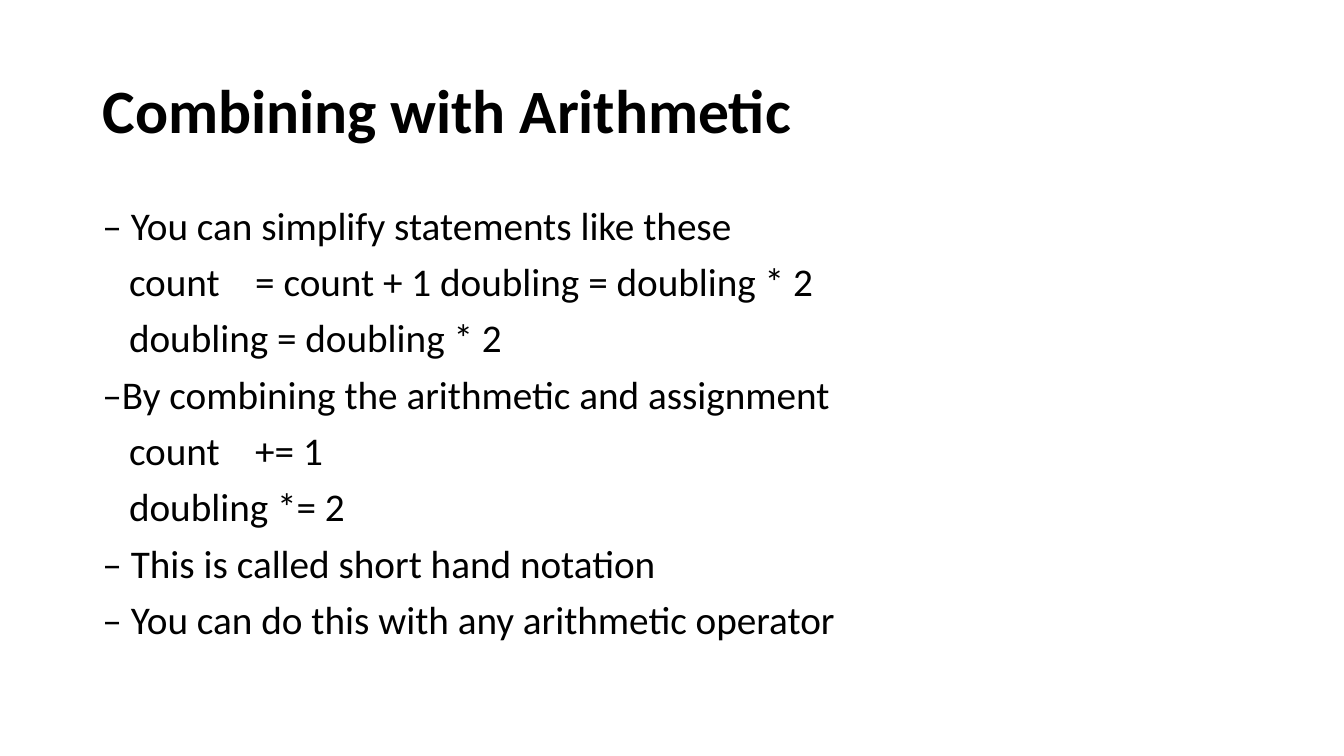
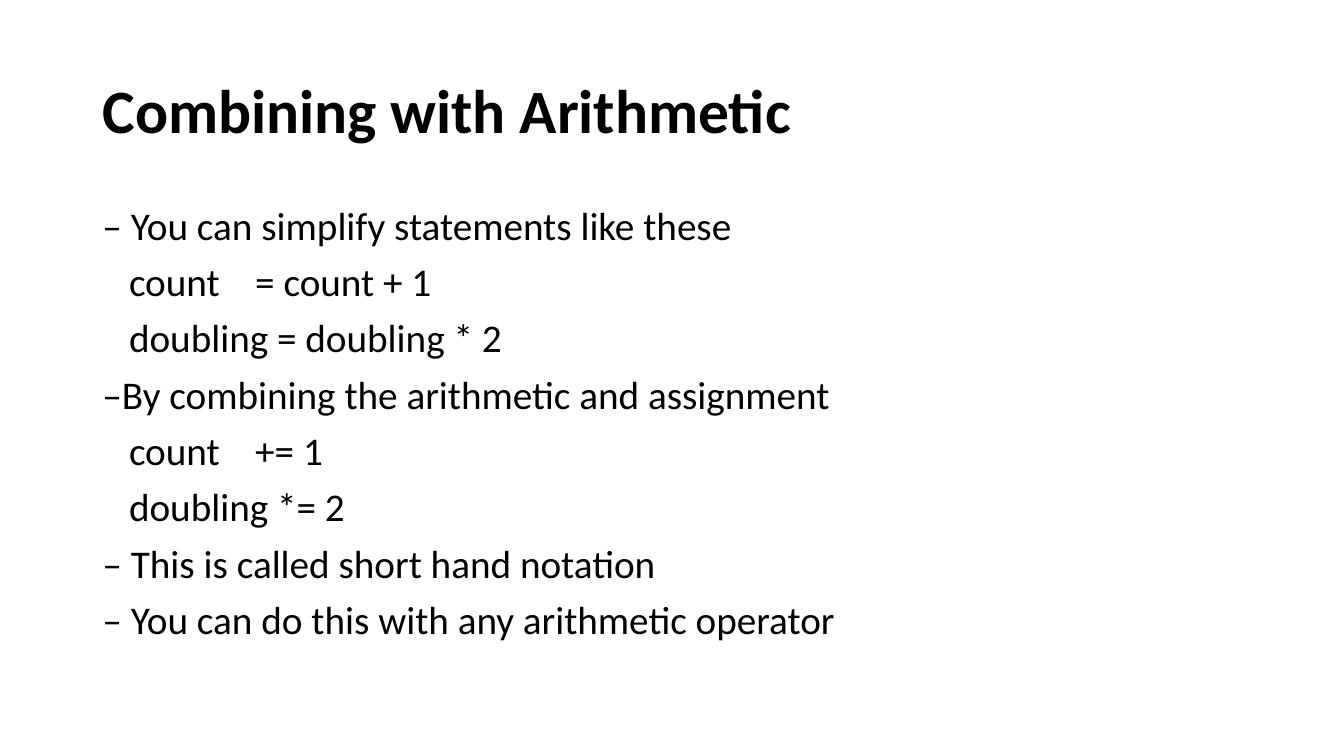
Before and after one commit to HKohin/Python-for-Upward-Bound-Program, a slide deck: slide 12 of PYTHON_5_Operators in Python.pptx. Drawn at 1344x756 pixels with LibreOffice and Linux fonts; fonts in the diff are those of the drawing. Boxes give left, top, right and bottom in pixels: in the first picture for what was removed or moved away, otherwise in the second. Text is boxed around its words. In the diff, an @@ line names an element or a change of style, - is before the commit and + after.

```diff
--- a/PYTHON_5_Operators in Python.pptx
+++ b/PYTHON_5_Operators in Python.pptx
@@ text at bbox=[129, 270, 431, 297]: text changed @@
-count = count + 1 doubling = doubling * 2
+count = count + 1
```
Also in this commit, not shown: 3 other slides changed, 1 other file.
